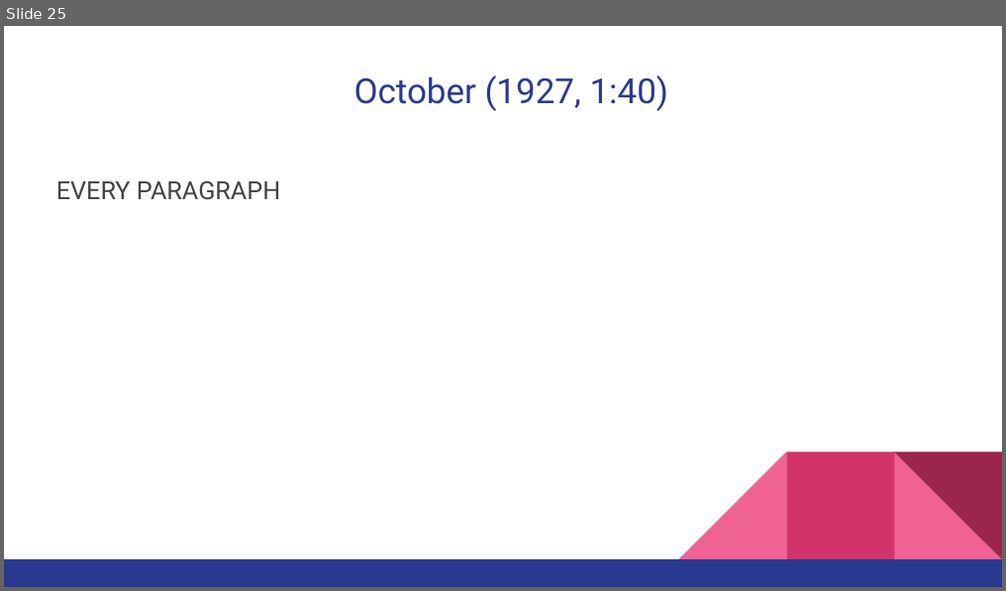
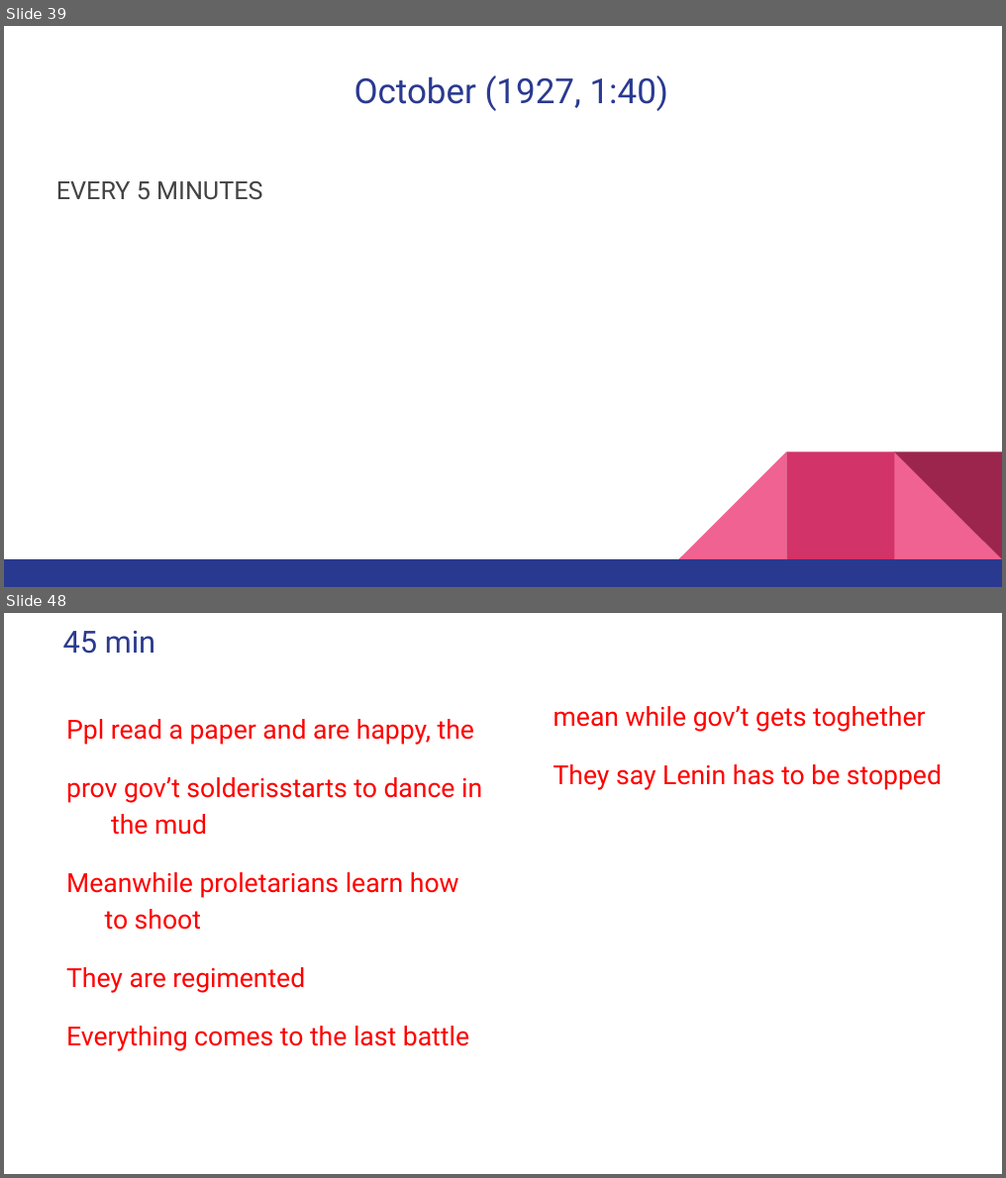
Before and after one commit to MichaelOdumosu57/Spring_2017, a slide deck: Spring 2017 Semester/Music or Arts/ARUS HW/9 ARUS HW/ARUS 280 HW#9 notes.pptx. Shown one above the other, each under a label of ours: slide 25 before the commit, slides 39 and 48 after it; the slides between them are not shown. The pictures are 1006x591 and 1006x1178 pixels, drawn with LibreOffice and Linux fonts; fonts in the diff are those of the drawing. Boxes give left, top, right and bottom in pixels: in the first picture for what was removed or moved away, otherwise in the second. Text is boxed around its words. In the diff, an @@ line names an element or a change of style, - is before the commit and + after.

```diff
--- a/Spring 2017 Semester/Music or Arts/ARUS HW/9 ARUS HW/ARUS 280 HW#9 notes.pptx
+++ b/Spring 2017 Semester/Music or Arts/ARUS HW/9 ARUS HW/ARUS 280 HW#9 notes.pptx
@@ slide 48 added at (x1=4, y1=613, x2=1002, y2=1174), background #FFFFFF @@
@@ title added at (x1=63, y1=631, x2=155, y2=654), 22 pt, text #2A3990 @@
+45 min
@@ text added at (x1=66, y1=719, x2=482, y2=1052), 19 pt, text #FF0000 @@
+Ppl read a paper and are happy, the
+prov gov’t solderisstarts to dance in the mud
+Meanwhile proletarians learn how to shoot
+They are regimented
+Everything comes to the last battle
@@ text added at (x1=553, y1=706, x2=942, y2=790), 19 pt, text #FF0000 @@
+mean while gov’t gets toghether
+They say Lenin has to be stopped
@@ what was slide 25 is now slide 39 @@
@@ slide 39 changed as well @@
@@ text at (x1=56, y1=181, x2=262, y2=200): text changed @@
-EVERY PARAGRAPH
+EVERY 5 MINUTES
```
Also in this commit, not shown: 33 other slides added, 2 slides removed, 4 other files.
